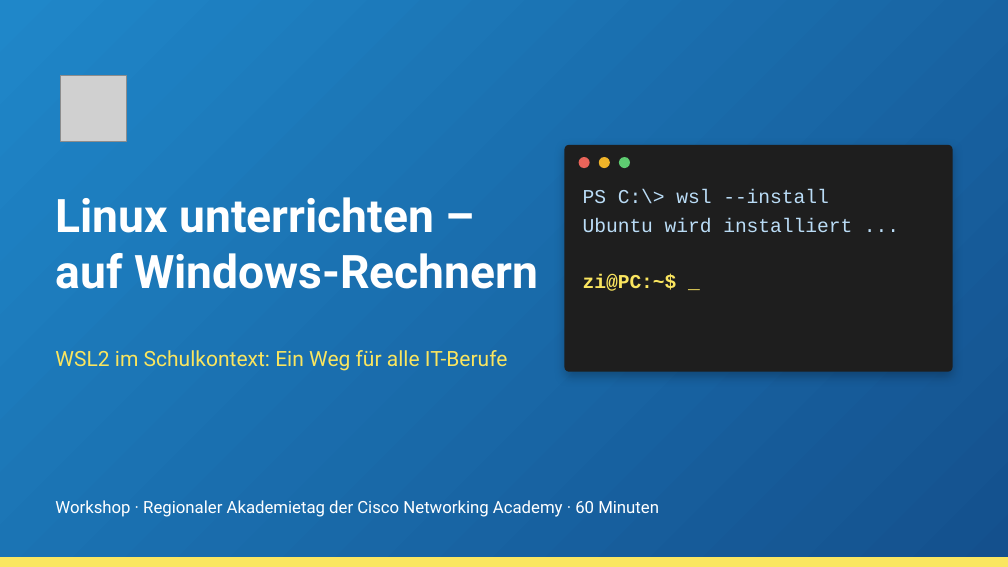
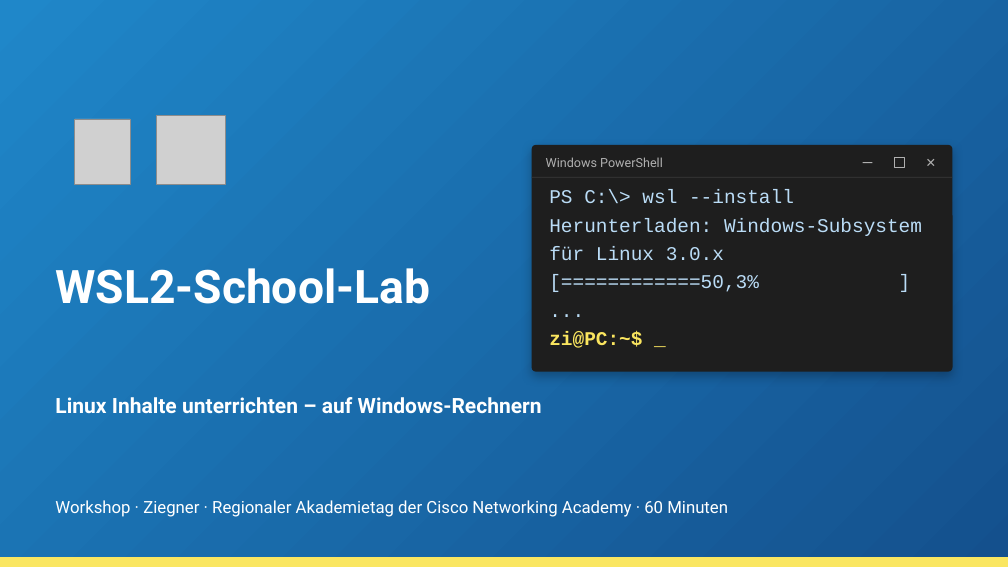
Before and after one commit to HerrZI/wsl2-school-lab, a slide deck: slide 1 of Workshop_WSL2_Linux_unterrichten_neu.pptx. Drawn at 1008x567 pixels with LibreOffice and Linux fonts; fonts in the diff are those of the drawing; grey boxes stand for pictures; background and template pictures are left out. Boxes give left, top, right and bottom in pixels: in the first picture for what was removed or moved away, otherwise in the second. Text is boxed around its words. In the diff, an @@ line names an element or a change of style, - is before the commit and + after.

```diff
--- a/Workshop_WSL2_Linux_unterrichten_neu.pptx
+++ b/Workshop_WSL2_Linux_unterrichten_neu.pptx
@@ picture removed at [60,76,126,141] @@
@@ picture added at [75,119,130,185] @@
@@ picture added at [157,116,225,185] @@
@@ rounded rectangle: place and size @@
-rounded rectangle at [565,145,953,372]
+rounded rectangle at [532,145,953,372]
@@ rectangle added at [532,177,953,178], fill #3A3A3A @@
@@ text added at [546,157,663,167], 12 pt, text #B0B0B0 @@
+Windows PowerShell
@@ text "PS C:\> wsl --install": place and size @@
-text "PS C:\> wsl --install" at [583,189,852,291]
+text "PS C:\> wsl --install" at [549,190,922,348]
@@ ellipse removed at [578,157,590,169] @@
@@ ellipse removed at [599,157,610,169] @@
@@ ellipse removed at [619,157,631,169] @@
@@ rectangle added at [863,162,873,163], fill #B0B0B0 @@
@@ rectangle added at [895,157,904,167], outline #B0B0B0 0.75 pt @@
@@ text added at [920,151,942,174], 12 pt, text #B0B0B0 @@
+✕
@@ text at [549,190,794,348]: size 18.7 to 18.5 pt in "PS C:\> wsl --install", "zi@PC:~$ _" @@
@@ text at [549,218,922,317]: text changed; size 18.7 to 18.5 pt @@
-Ubuntu wird installiert ...
+Herunterladen: Windows-Subsystem für Linux 3.0.x
+[============50,3% ]
+...[][]dfd
@@ text added at [55,268,430,304], 44 pt, text #FFFFFF, bold @@
+WSL2-School-Lab
@@ text removed at [55,350,508,371] @@
-WSL2 im Schulkontext: Ein Weg für alle IT-Berufe
@@ text at [55,397,542,414]: text changed; size 44 to 20 pt @@
-Linux unterrichten – auf Windows-Rechnern
+Linux Inhalte unterrichten – auf Windows-Rechnern
@@ text at [55,500,728,517]: text changed @@
-Workshop · Regionaler Akademietag der Cisco Networking Academy · 60 Minuten
+Workshop · Ziegner · Regionaler Akademietag der Cisco Networking Academy · 60 Minuten
```
Also in this commit, not shown: 12 other slides changed, 7 other files.
